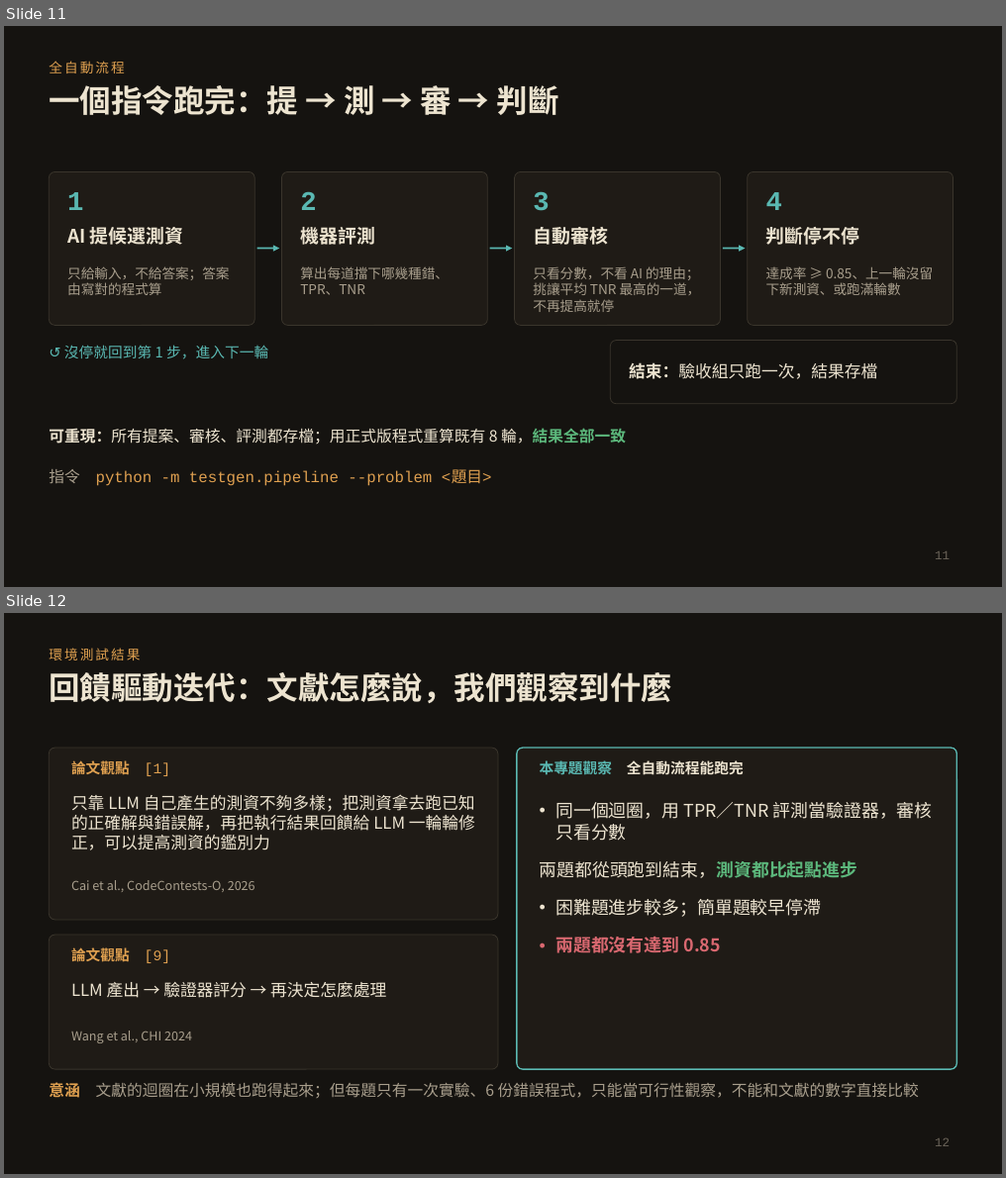
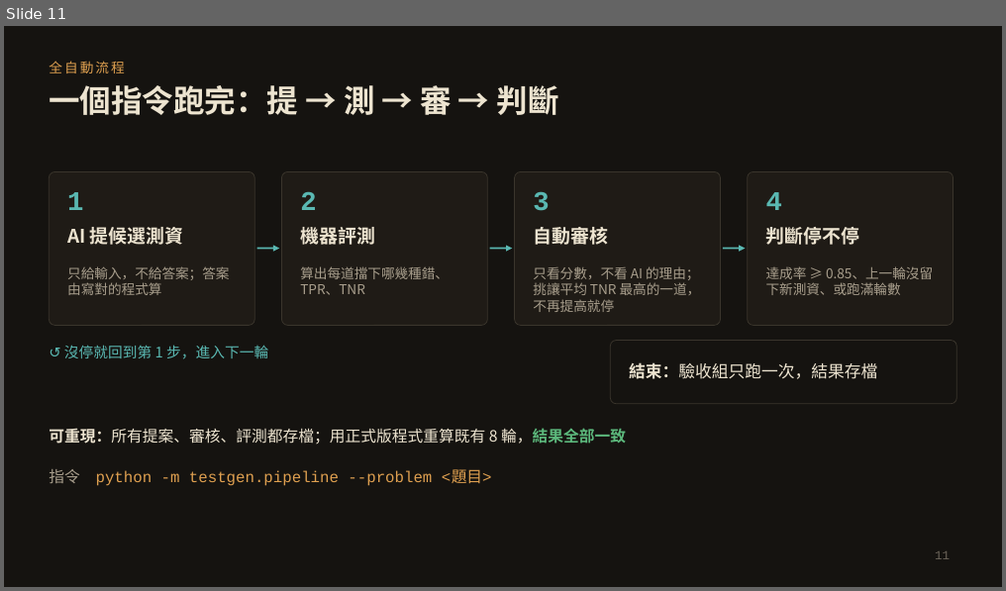
Before and after one commit to yaoyao218/python-learning-platform, a slide deck: docs/superpowers/specs/capstone_proposal.pptx. Shown one above the other, each under a label of ours: slides 11 and 12 before the commit, slide 11 after it. The pictures are 1006x1178 and 1006x591 pixels, drawn with LibreOffice and Linux fonts; fonts in the diff are those of the drawing. Boxes give left, top, right and bottom in pixels: in the first picture for what was removed or moved away, otherwise in the second. Text is boxed around its words. In the diff, an @@ line names an element or a change of style, - is before the commit and + after.

```diff
--- a/docs/superpowers/specs/capstone_proposal.pptx
+++ b/docs/superpowers/specs/capstone_proposal.pptx
@@ slide 12 removed at <box>4,613,1002,1174</box>, background #151310 @@
@@ text removed at <box>49,648,140,661</box> @@
-環境測試結果
@@ title removed at <box>49,672,672,703</box> @@
-回饋驅動迭代：文獻怎麼說，我們觀察到什麼
@@ rounded rectangle removed at <box>49,748,498,920</box> @@
@@ text removed at <box>71,761,170,776</box> @@
-論文觀點 [1]
@@ rounded rectangle removed at <box>517,748,957,1069</box> @@
@@ text removed at <box>540,761,744,774</box> @@
-本專題觀察 全自動流程能跑完
@@ text removed at <box>71,794,475,851</box> @@
-只靠 LLM 自己產生的測資不夠多樣；把測資拿去跑已知的正確解與錯誤解，再把執行結果回饋給 LLM 一輪輪修正，可以提高測資的鑑別力
@@ text removed at <box>540,802,933,954</box> @@
-• 同一個迴圈，用 TPR／TNR 評測當驗證器，審核只看分數
-• 兩題都從頭跑到結束，測資都比起點進步
-• 困難題進步較多；簡單題較早停滯
-• 兩題都沒有達到 0.85
@@ text removed at <box>71,880,255,892</box> @@
-Cai et al., CodeContests-O, 2026
@@ rounded rectangle removed at <box>49,935,498,1069</box> @@
@@ text removed at <box>71,948,170,963</box> @@
-論文觀點 [9]
@@ text removed at <box>71,982,386,998</box> @@
-LLM 產出 → 驗證器評分 → 再決定怎麼處理
@@ text removed at <box>71,1031,192,1044</box> @@
-Wang et al., CHI 2024
@@ text removed at <box>49,1082,919,1098</box> @@
-意涵 文獻的迴圈在小規模也跑得起來；但每題只有一次實驗、6 份錯誤程式，只能當可行性觀察，不能和文獻的數字直接比較
@@ page number removed at <box>935,1139,949,1147</box> @@
-12
```
Also in this commit, not shown: 2 slides changed, 3 slides added, 2 other slides removed.
